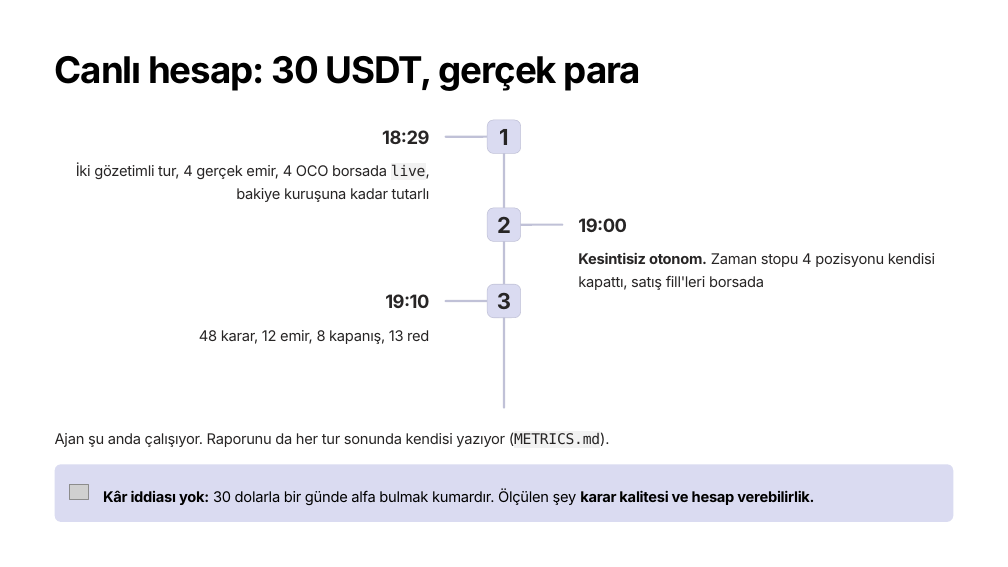
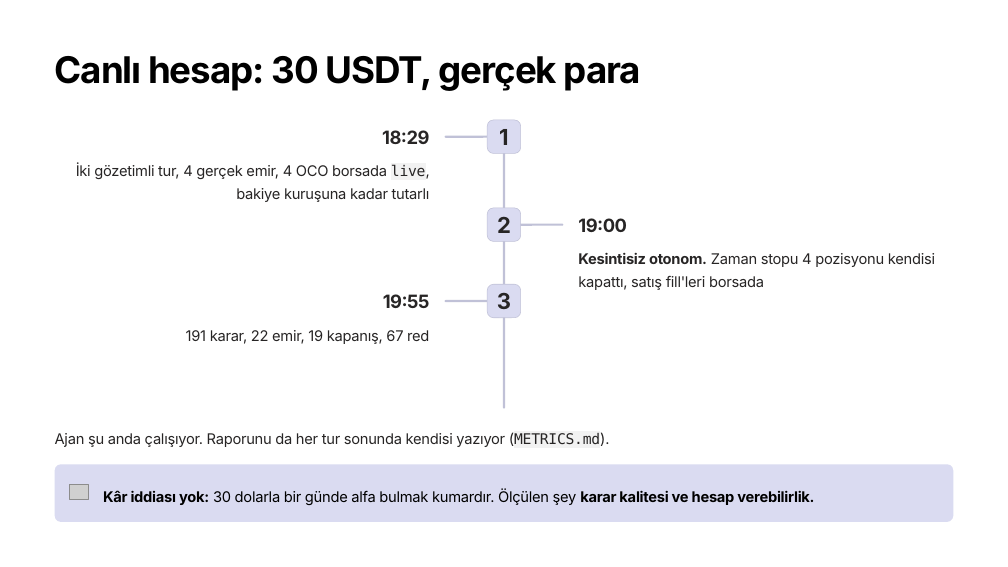
Before and after one commit to osman-ozcanli/agent-trading-emanet, a slide deck: slide 7 of EMANET-sunum.pptx. Drawn at 1008x567 pixels with LibreOffice and Linux fonts; fonts in the diff are those of the drawing; grey boxes stand for pictures; background and template pictures are left out. Boxes give left, top, right and bottom in pixels: in the first picture for what was removed or moved away, otherwise in the second. Text is boxed around its words. In the diff, an @@ line names an element or a change of style, - is before the commit and + after.

```diff
--- a/EMANET-sunum.pptx
+++ b/EMANET-sunum.pptx
@@ text at [383,294,430,308]: text changed @@
-19:10
+19:55
@@ text at [186,330,429,344]: text changed @@
-48 karar, 12 emir, 8 kapanış, 13 red
+191 karar, 22 emir, 19 kapanış, 67 red
```
Also in this commit, not shown: 2 other slides changed, 13 other files.
